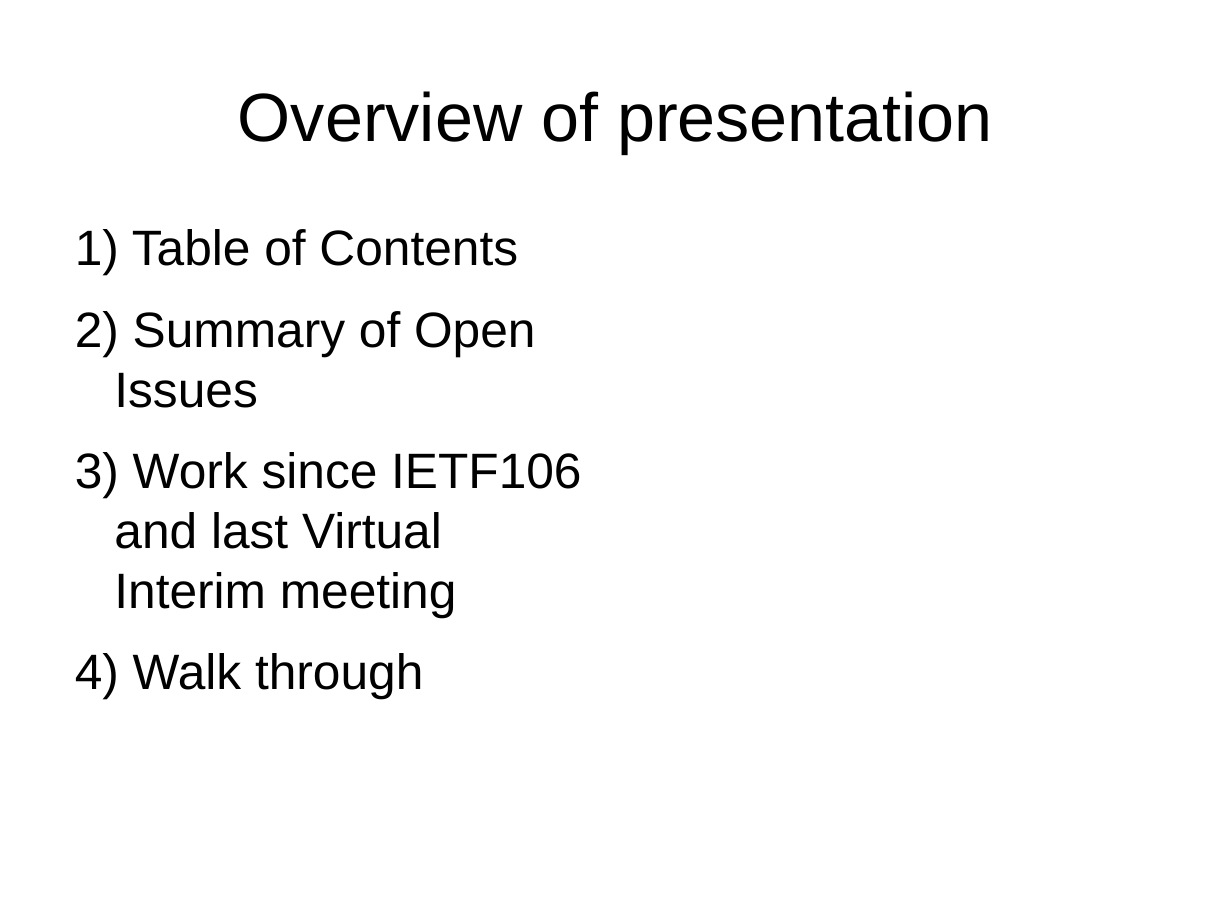
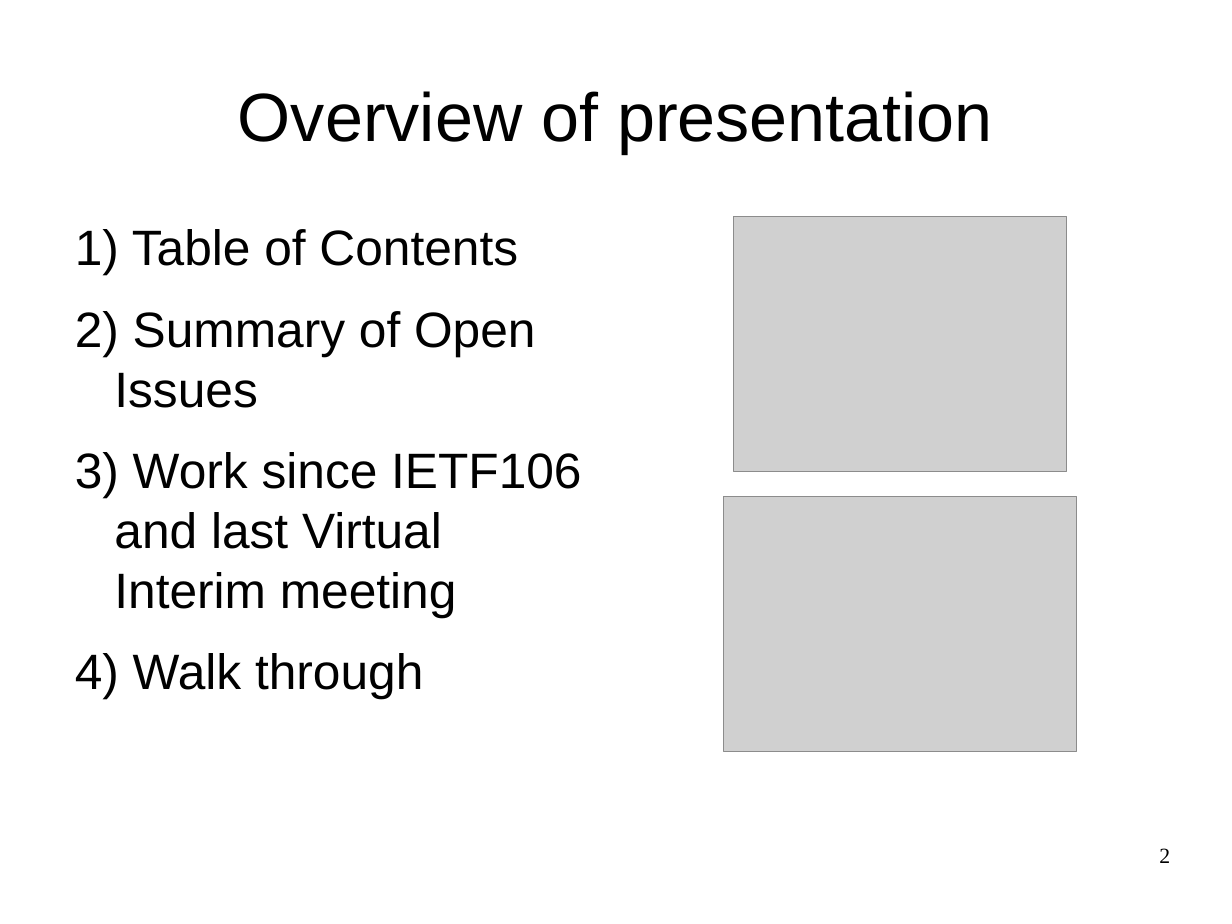
Before and after one commit to ietf-rats-wg/architecture, a slide deck: slide 2 of presentations/2020-ietf107-architecture.odp. Drawn at 1232x924 pixels with LibreOffice and Linux fonts; fonts in the diff are those of the drawing; grey boxes stand for pictures. Boxes give left, top, right and bottom in pixels: in the first picture for what was removed or moved away, otherwise in the second. Text is boxed around its words. In the diff, an @@ line names an element or a change of style, - is before the commit and + after.

```diff
--- a/presentations/2020-ietf107-architecture.odp
+++ b/presentations/2020-ietf107-architecture.odp
@@ picture added at bbox=[735, 216, 1068, 472] @@
@@ picture added at bbox=[724, 496, 1078, 752] @@
@@ page number added at bbox=[1159, 848, 1170, 863], 14 pt, text #000000 @@
+2
```
Also in this commit, not shown: 10 other slides changed, 1 slide added, 2 slides removed, 3 other files.
